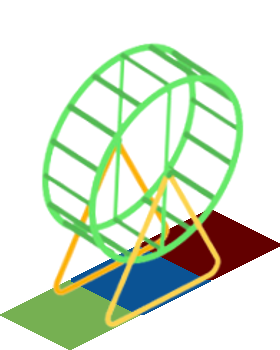
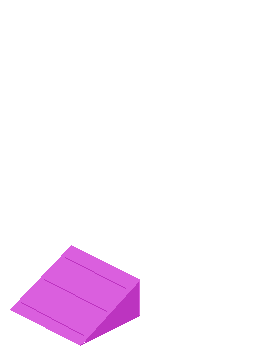
Revision of a layered 280 × 350 image; what changed, layer by layer:
added layer "Cage-left" above "Pasted Layer #4" over <box>10,245,140,346</box>
hid "Transformation" over <box>40,42,245,329</box>
moved "Background copy #2" into group "Elevation 0" over <box>140,210,280,280</box>
hid "Background copy #1", moved it into group "Elevation 0" over <box>71,245,211,315</box>
moved "Background" into group "Elevation 0" over <box>0,280,140,350</box>
